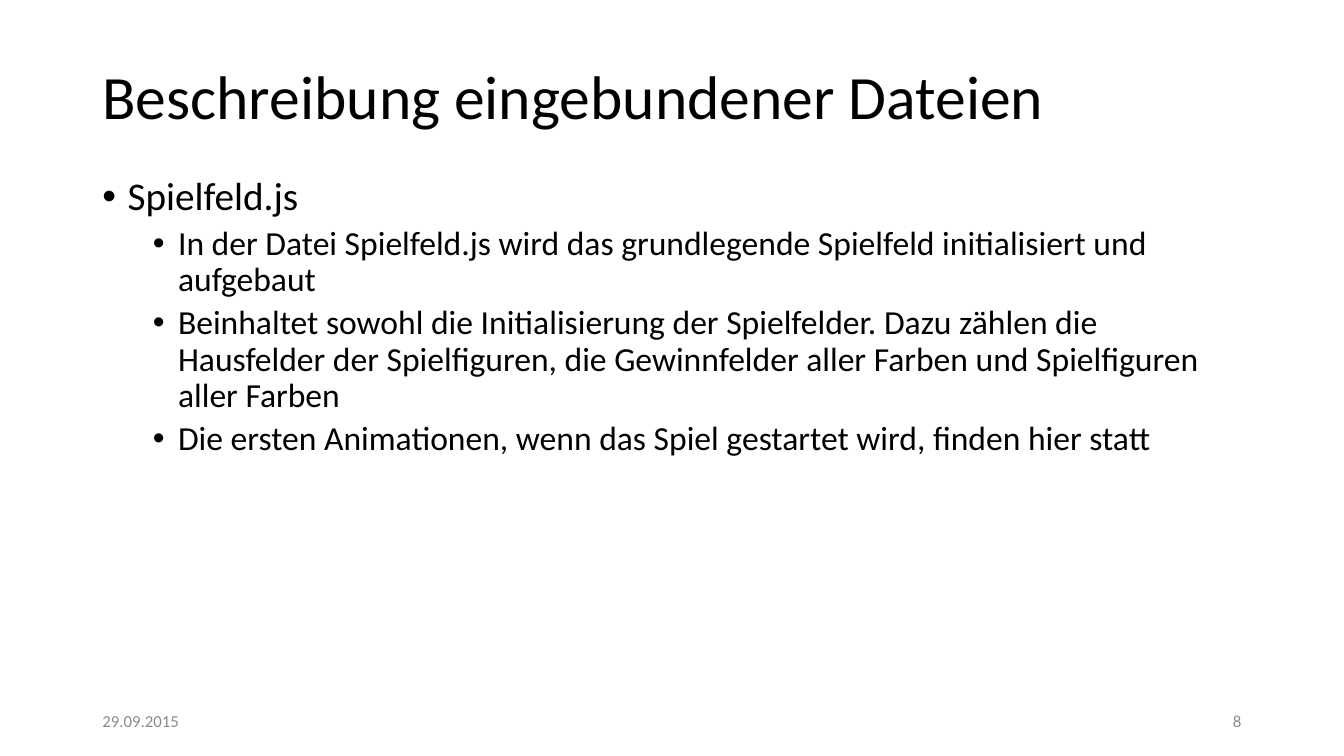
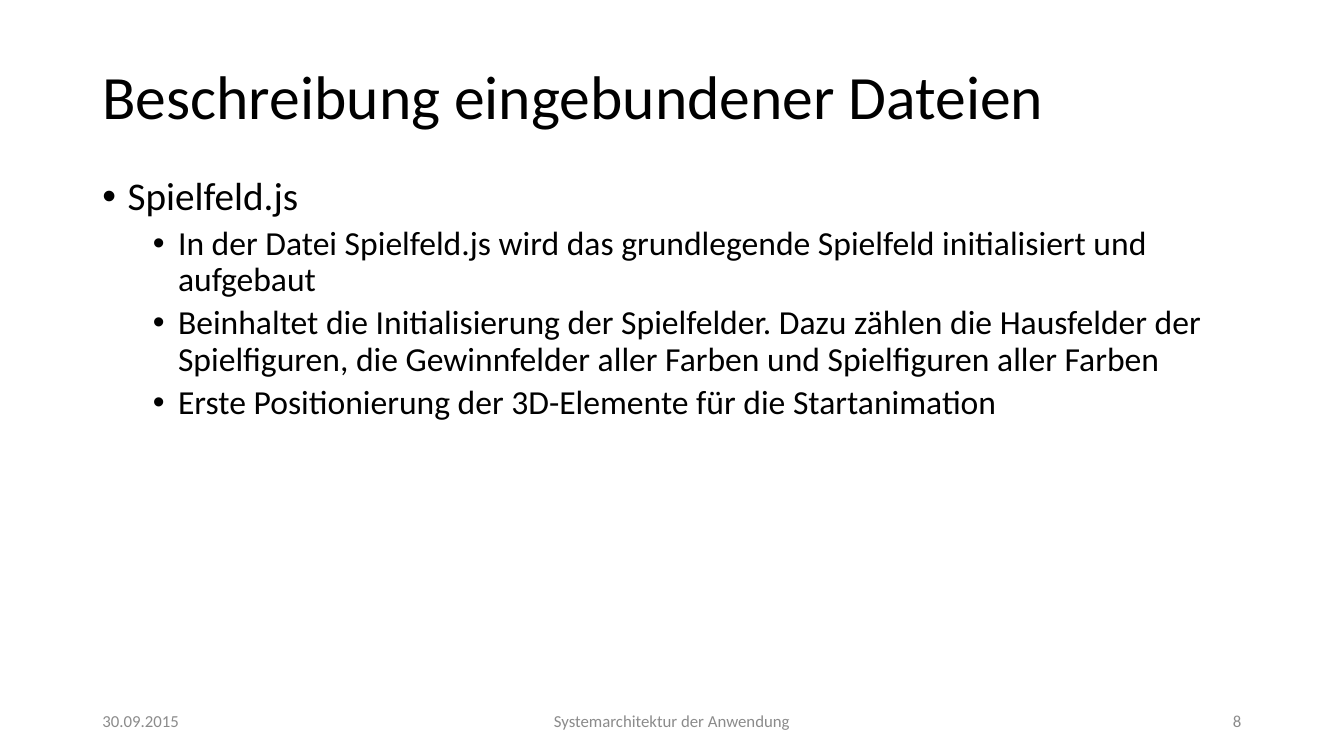
Before and after one commit to lukasleitsch/mensch-aergere-dich-nicht, a slide deck: slide 8 of Finale Präsentation.pptx. Drawn at 1344x756 pixels with LibreOffice and Linux fonts; fonts in the diff are those of the drawing. Boxes give left, top, right and bottom in pixels: in the first picture for what was removed or moved away, otherwise in the second. Text is boxed around its words. In the diff, an @@ line names an element or a change of style, - is before the commit and + after.

```diff
--- a/Finale Präsentation.pptx
+++ b/Finale Präsentation.pptx
@@ text at [178,310,1201,420]: text changed @@
-  • Beinhaltet sowohl die Initialisierung der Spielfelder. Dazu zählen die Hausfelder der Spielfiguren, die Gewinnfelder aller Farben und Spielfiguren aller Farben
-  • Die ersten Animationen, wenn das Spiel gestartet wird, finden hier statt
+  • Beinhaltet die Initialisierung der Spielfelder. Dazu zählen die Hausfelder der Spielfiguren, die Gewinnfelder aller Farben und Spielfiguren aller Farben
+  • Erste Positionierung der 3D-Elemente für die Startanimation
@@ text at [102,716,178,727]: text changed @@
-29.09.2015
+30.09.2015
@@ text added at [554,715,790,730], 12 pt, text #8C8C8C @@
+Systemarchitektur der Anwendung
```
Also in this commit, not shown: 21 other slides changed.
